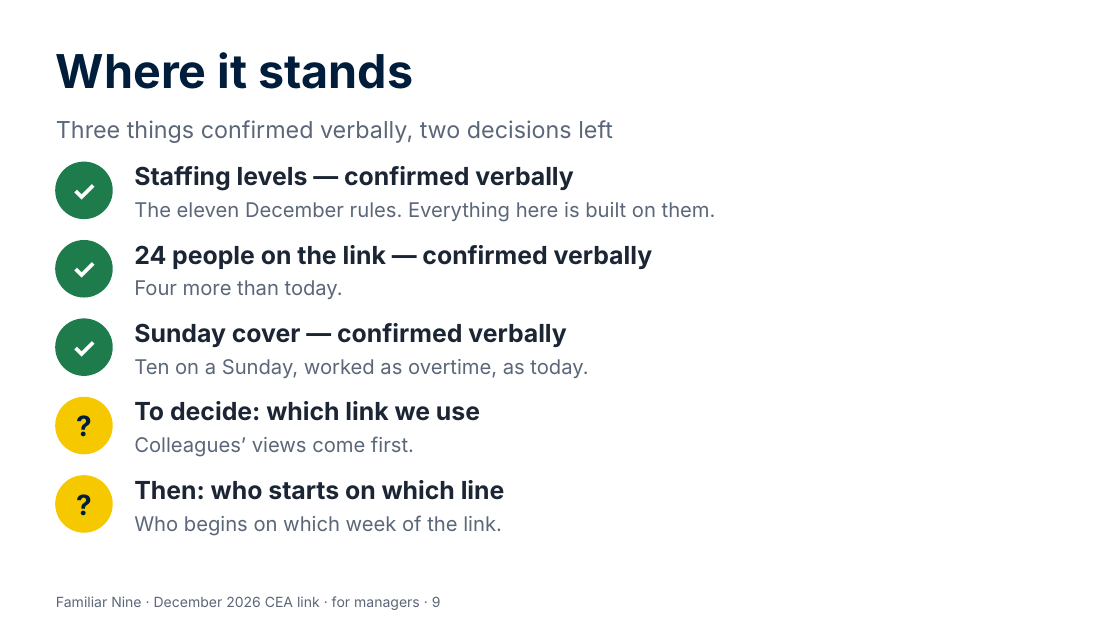
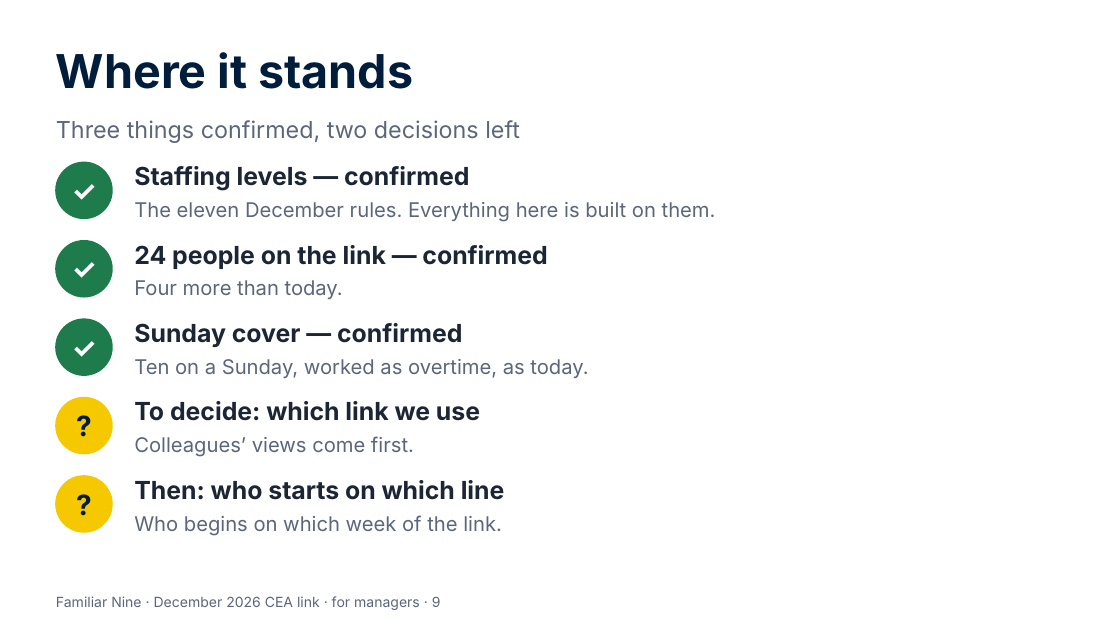
Before and after one commit to Garethdavidmiller/roster-app, a slide deck: slide 9 of docs/proposals/presentations/Familiar-Nine-for-managers.pptx. Drawn at 1120x630 pixels with LibreOffice and Linux fonts; fonts in the diff are those of the drawing. Boxes give left, top, right and bottom in pixels: in the first picture for what was removed or moved away, otherwise in the second. Text is boxed around its words. In the diff, an @@ line names an element or a change of style, - is before the commit and + after.

```diff
--- a/docs/proposals/presentations/Familiar-Nine-for-managers.pptx
+++ b/docs/proposals/presentations/Familiar-Nine-for-managers.pptx
@@ text at bbox=[56, 120, 520, 143]: text changed @@
-Three things confirmed verbally, two decisions left
+Three things confirmed, two decisions left
@@ text at bbox=[134, 166, 469, 191]: text changed @@
-Staffing levels — confirmed verbally
+Staffing levels — confirmed
@@ text at bbox=[134, 245, 547, 269]: text changed @@
-24 people on the link — confirmed verbally
+24 people on the link — confirmed
@@ text at bbox=[134, 323, 462, 347]: text changed @@
-Sunday cover — confirmed verbally
+Sunday cover — confirmed
```
Also in this commit, not shown: 4 other slides changed, 37 other files.
